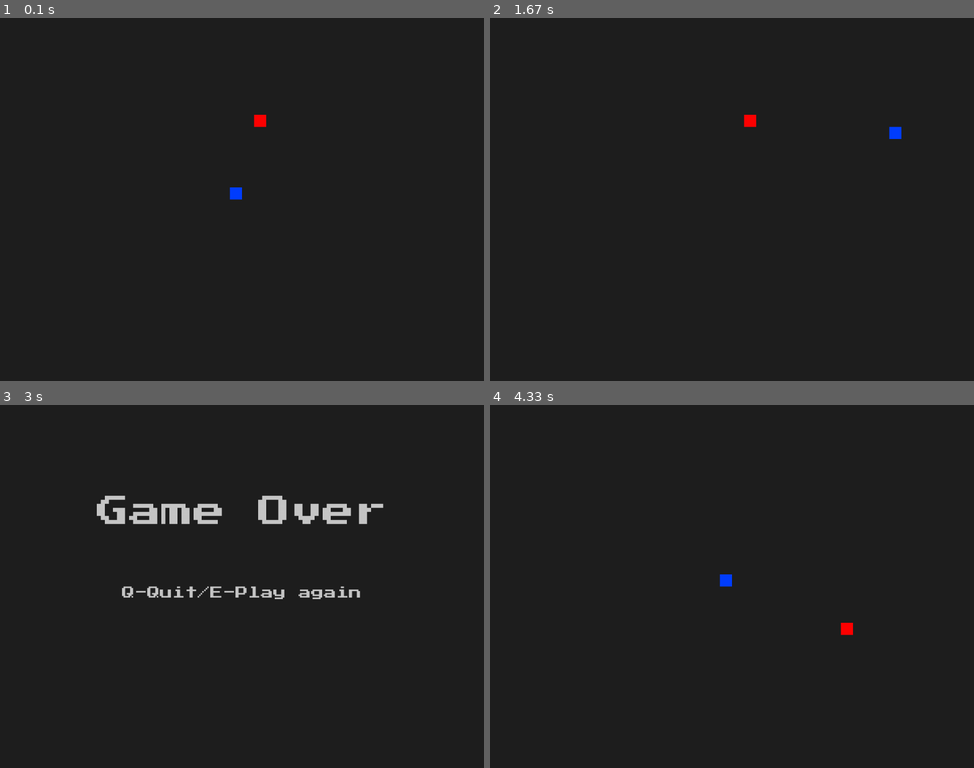
Above: before the commit, frames 1-4 (two rows, left to right).
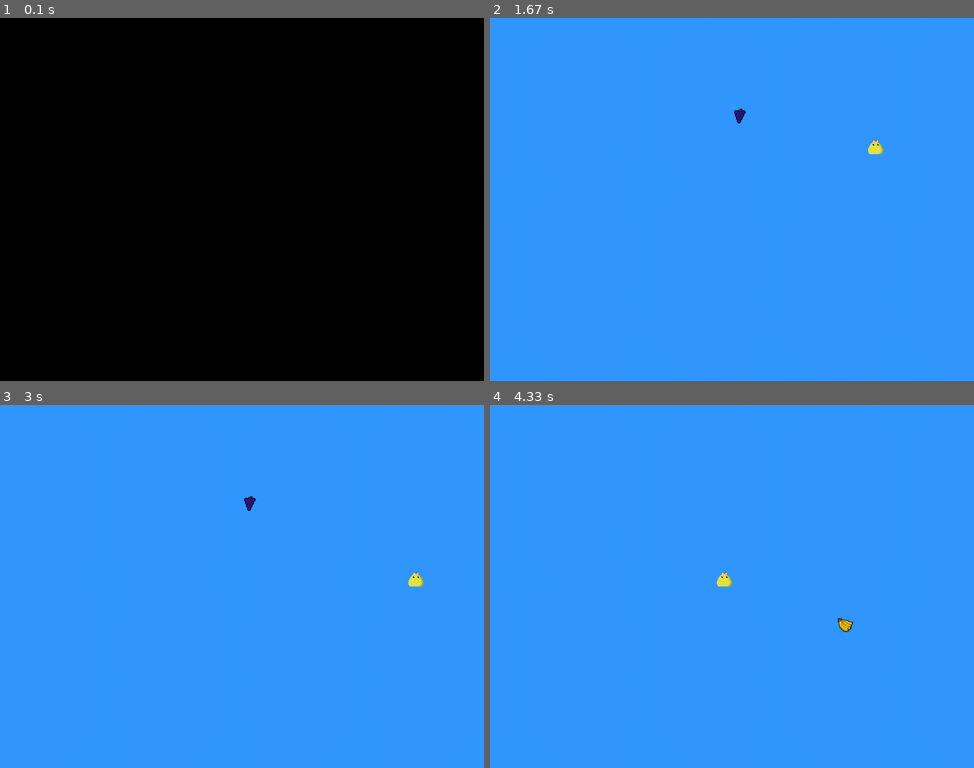
Above: after the commit, the same moments.

Repository: LUDUSLab/stem-games
Game: pygame game, started from natanael.lucena/snake/main.py
Same seed, same stepped clock (60 frames per second), same inputs: the game is played once before the commit and once after it.
Inputs:
- Up to frame 1 (0.1 s): no input
- Up to frame 2 (1.67 s): hold D 0.33-0.8 s; hold W 0.83-1.13 s; hold D 1.17-1.63 s
- Up to frame 3 (3 s): hold S 2.23-2.53 s; hold A 2.57-2.97 s
- Up to frame 4 (4.33 s): hold W 3-3.37 s; hold D 3.4-4.03 s; tap E at 4.07 s

The runs differ from the first frame. In frame 1, 100% of the frame differs, in the area x 0-100%, y 0-100%; in frame 2, 100%; in frame 3, 100%; in frame 4, 100%.

Commit message:
New overall visual for the game: changed background color and 4 different fruits added, each one with 3 different frames, besides a new sprite for the snake

Diff:
--- a/natanael.lucena/snake/main.py
+++ b/natanael.lucena/snake/main.py
@@ -1,10 +1,11 @@
 import pygame
-from random import randrange
+from random import randrange, randint
 
 pygame.init()
 
 # Colors
-COLOR_LIGHT_GREY = (200, 200, 200)
+COLOR_LIGHT_GREY = (230, 230, 230)
+COLOR_LIGHT_BLUE = (51, 153, 255)
 COLOR_DARK_GREY = pygame.Color('gray12')
 
 # Window
@@ -68,35 +69,53 @@
 continue_msg = font(25)
 
 # Snake
-snake_img = img("snake")
-snake = snake_img.get_rect()
+snake_img1 = img("snake1")
+snake_img2 = img("snake2")
+snake_img3 = img("snake3")
+snake = snake_img1.get_rect()
 snake_len = 1
 # Apple
-apple_img = img("apple")
-apple = apple_img.get_rect()
-apple_eaten = False
-apple_x = 0
-apple_y = 0
+apple_imgs, banana_imgs, grape_imgs, avocado_imgs = [pygame.surface, pygame.surface, pygame.surface], \
+    [pygame.surface, pygame.surface, pygame.surface], [pygame.surface, pygame.surface, pygame.surface],\
+    [pygame.surface, pygame.surface, pygame.surface]
+fruits_imgs = [apple_imgs, banana_imgs, grape_imgs, avocado_imgs]
+general_fruit = img("apple1").get_rect()
+general_fruit_x = 0
+general_fruit_y = 0
+
 
 def make_snake(snk_lst):
     for x in snk_lst:
-        screen.blit(snake_img, (x[0], x[1]))
+        if x == snk_lst[0]:
+            screen.blit(snake_img1, (x[0], x[1]))
+        elif x == snk_lst[len(snk_lst)-1]:
+            screen.blit(snake_img3, (x[0], x[1]))
+        else:
+            screen.blit(snake_img2, (x[0], x[1]))
 
-
-def random_apple(pos):
-    global apple_x, apple_y
+def random_fruit(pos):
+    global general_fruit_x, general_fruit_y
     while True:
-        apple_x = randrange(window[0]//snake.w) * snake.w
-        apple_y = randrange(window[1]//snake.h) * snake.h
-        if len(list(filter(lambda z:pos == (apple_x,apple_y), pos))) > 0:
+        general_fruit_x = randrange(window[0] // snake.w) * snake.w
+        general_fruit_y = randrange(window[1] // snake.h) * snake.h
+        if len(list(filter(lambda z: pos == (general_fruit_x, general_fruit_y), pos))) > 0:
             continue
         else:
             break
-    set_obj_coordinates(apple, apple_x, apple_y)
+    set_obj_coordinates(general_fruit, general_fruit_x, general_fruit_y)
 
 
+img_names = ["apple", "banana", "grape", "avocado"]
+for i in range(len(fruits_imgs)):
+    for j in range(3):
+        fruits_imgs[i][j] = img(img_names[i] + str(j + 1))
+
+def draw_fruits(rand_num, aux):
+
+    screen.blit(fruits_imgs[rand_num][aux], general_fruit)
+
 def game_loop():
-    global x_move, y_move, game_close, snake_len, apple_x, apple_y
+    global x_move, y_move, game_close, snake_len, general_fruit_x, general_fruit_y
     set_obj_coordinates(snake, center[0] - snake.w, center[1] - snake.h)
     game_close = False
     game_over = False
@@ -104,10 +123,13 @@
     y_move = 0
     snake_pos = []
     snake_len = 1
-    random_apple(snake_pos)
+    random_ind = randint(0, 3)
+    frame_aux = 0
+    random_fruit(snake_pos)
+
     while not game_close:
         while game_over:
-            screen.fill(COLOR_DARK_GREY)
+            screen.fill(COLOR_LIGHT_BLUE)
             msg(game_over_font, "Game Over",
                 (center[0] - game_over_font.size("Game Over")[0] / 2, center[1] - window[1] // 4))
             msg(continue_msg, "Q-Quit/E-Play again",
@@ -123,8 +145,14 @@
                     quit()
         # Main game loop
         # score_text = text_render(snake_score)
-        screen.fill(COLOR_DARK_GREY)
-        screen.blit(apple_img, apple)
+        game_clock.tick(10)
+        screen.fill(COLOR_LIGHT_BLUE)
+        # blit fruit
+        draw_fruits(random_ind, frame_aux)
+        frame_aux += 1
+        if frame_aux > 2:
+            frame_aux = 0
+
         for event in pygame.event.get():
             check_player_key(event)
         if snake.y < 0 or snake.y > window[1] - snake.height or snake.x < 0 or \
@@ -133,24 +161,24 @@
         snake.x += x_move
         snake.y += y_move
         snake_head = (snake.x, snake.y)
-        snake_pos.append(snake_head)
+        snake_pos.insert(0, snake_head)
 
         if len(snake_pos) > snake_len:
-            del snake_pos[0]
+            del snake_pos[len(snake_pos)-1]
 
-        for x in snake_pos[:-1]:
+        for x in snake_pos[1:]:
             if x == snake_head:
                 game_over = True
 
         make_snake(snake_pos)
 
+        if snake.x == general_fruit_x and snake.y == general_fruit_y:
+            random_fruit(snake_pos)
+            random_ind = randint(0, 3)
+            snake_len += 1
         pygame.display.update()
-        if snake.x == apple_x and snake.y == apple_y:
-            random_apple(snake_pos)
-            snake_len += 1
         # Update screen
         pygame.time.delay(70)
-        game_clock.tick(30)
 
     pygame.quit()
     quit()
Binary file removed: natanael.lucena/snake/assets/natanael.lucena_apple.png
Binary file added: natanael.lucena/snake/assets/natanael.lucena_apple1.png
Binary file added: natanael.lucena/snake/assets/natanael.lucena_apple2.png
Binary file added: natanael.lucena/snake/assets/natanael.lucena_apple3.png
Binary file added: natanael.lucena/snake/assets/natanael.lucena_avocado1.png
Binary file added: natanael.lucena/snake/assets/natanael.lucena_avocado2.png
Binary file added: natanael.lucena/snake/assets/natanael.lucena_avocado3.png
Binary file added: natanael.lucena/snake/assets/natanael.lucena_banana1.png
Binary file added: natanael.lucena/snake/assets/natanael.lucena_banana2.png
Binary file added: natanael.lucena/snake/assets/natanael.lucena_banana3.png
Binary file added: natanael.lucena/snake/assets/natanael.lucena_grape1.png
Binary file added: natanael.lucena/snake/assets/natanael.lucena_grape2.png
(and 5 more such lines)
